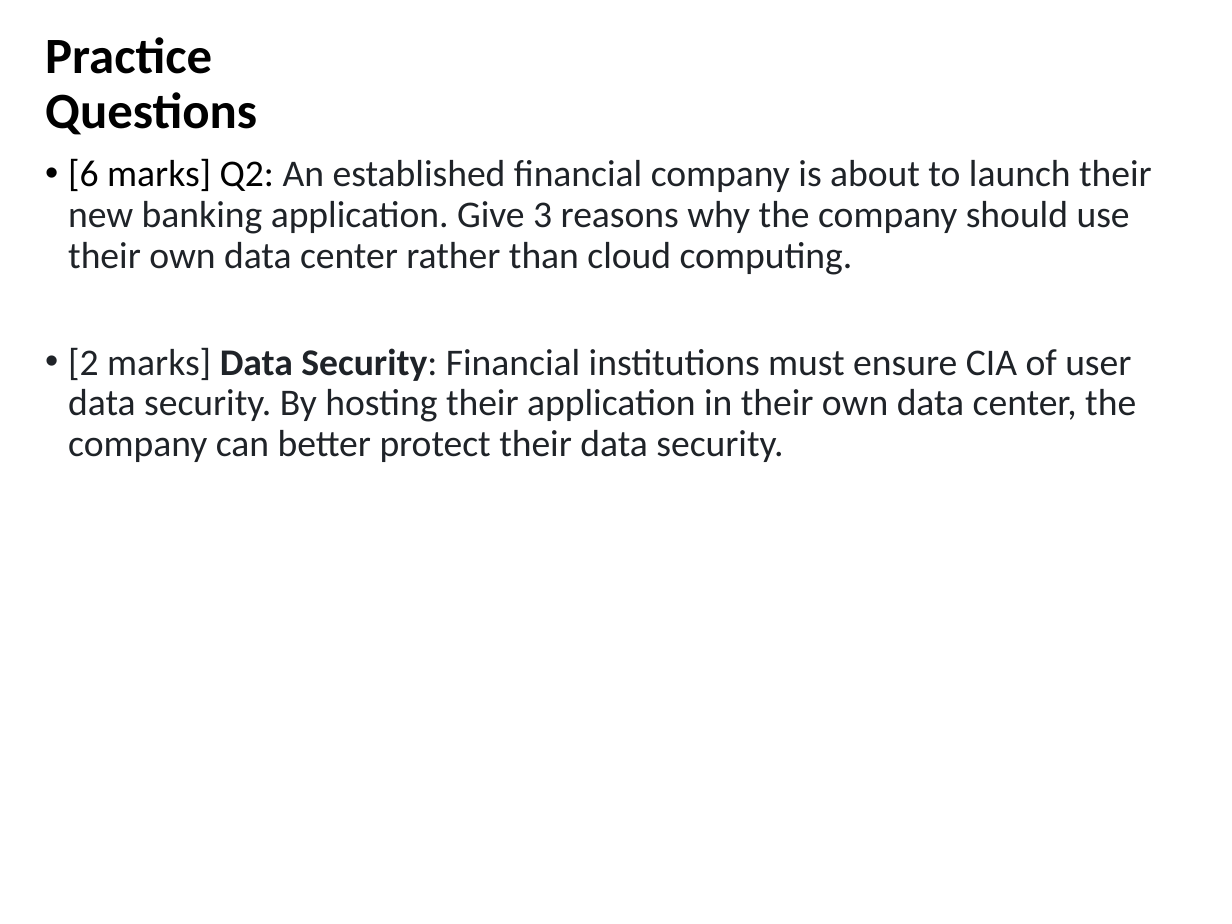
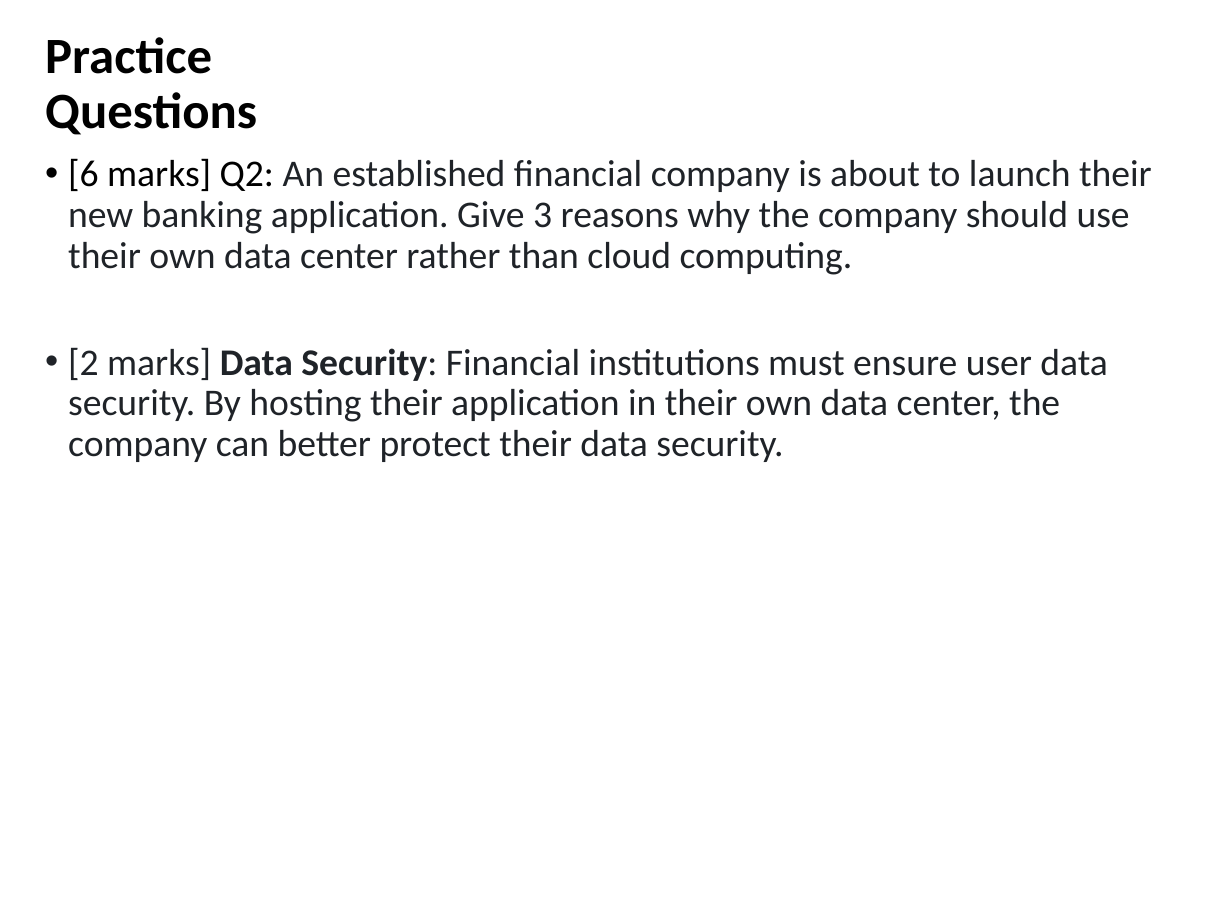
Before and after one commit to zhangzhics/CITS5503_Sem2, a slide deck: slide 63 of Lectures2025/CITS5503CloudComputingIntro_week1.pptx. Drawn at 1232x924 pixels with LibreOffice and Linux fonts; fonts in the diff are those of the drawing. Boxes give left, top, right and bottom in pixels: in the first picture for what was removed or moved away, otherwise in the second. Text is boxed around its words. In the diff, an @@ line names an element or a change of style, - is before the commit and + after.

```diff
--- a/Lectures2025/CITS5503CloudComputingIntro_week1.pptx
+++ b/Lectures2025/CITS5503CloudComputingIntro_week1.pptx
@@ text at (x1=68, y1=347, x2=1108, y2=462): text changed @@
-• [2 marks] Data Security: Financial institutions must ensure CIA of user data security. By hosting their application in their own data center, the company can better protect their data security.
+• [2 marks] Data Security: Financial institutions must ensure user data security. By hosting their application in their own data center, the company can better protect their data security.
```
Also in this commit, not shown: 3 other slides changed.
